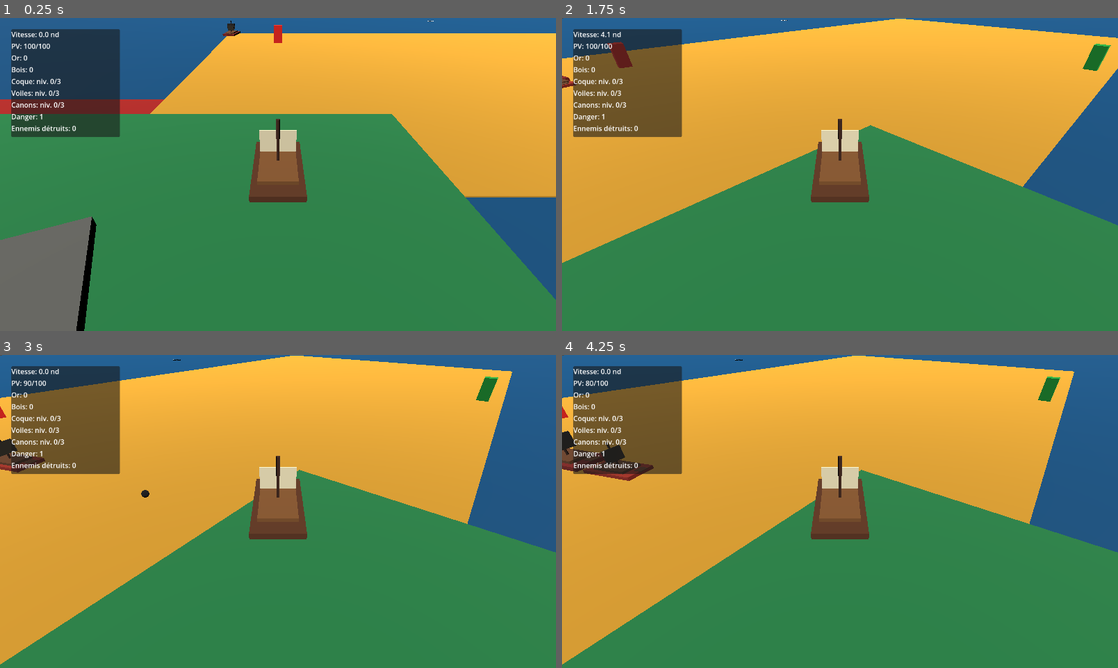
Above: before the commit, frames 1-4 (two rows, left to right).
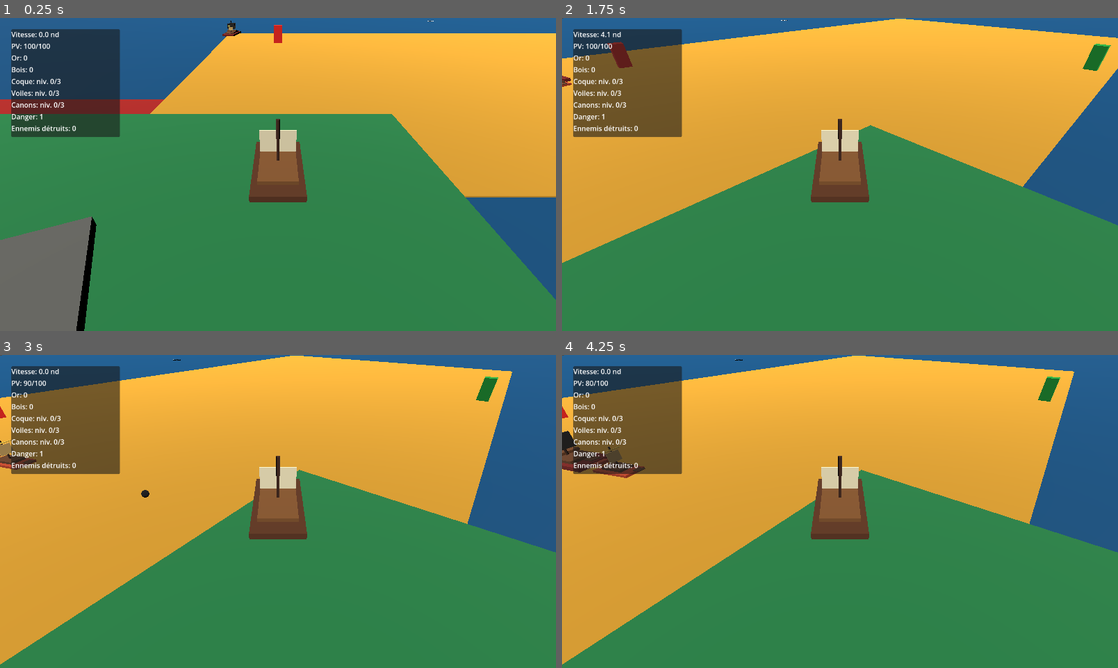
Above: after the commit, the same moments.

Repository: blou132/jeux-pirate
Game: Godot game, scene res://scenes/world/World.tscn
The game is run twice, just before and just after one commit, with the same random seed, the same clock (stepped at 60 frames per second) and the same inputs.
Inputs (mouse positions are in pixels of both pictures, inside the frame that each line leads up to):
- Up to frame 1 (0.25 s): no input
- Up to frame 2 (1.75 s): tap Enter at 0.5 s; move the mouse to (962, 158) at 0.52 s; hold D 0.53-1.25 s; hold Z 0.53-1.25 s; click (962, 158) at 0.67 s; drag from (728, 190) to (812, 237) at 1.27 s
- Up to frame 3 (3 s): move the mouse to (333, 442) at 2.02 s; hold D 2.03-2.75 s; tap E at 2.1 s; tap Space at 2.75 s; drag from (250, 574) to (111, 464) at 2.77 s
- Up to frame 4 (4.25 s): move the mouse to (1006, 558) at 3.52 s; hold A from 3.53 s (still down); hold Q from 3.53 s (still down)

The runs differ from the first frame. In frame 1, less than 0.1% of the frame differs, in the area x 40-44%, y 1-6%; in frame 2, less than 0.1%; in frame 3, 0.3%; in frame 4, 0.5%, in the area x 0-17%, y 27-41%.

Commit message:
feat: differentiate enemy ship variants visually

Diff:
--- a/scripts/boats/EnemyShip.gd
+++ b/scripts/boats/EnemyShip.gd
@@ -42,10 +42,21 @@
 	if visuals != null:
 		visuals.scale = Vector3.ONE * visual_scale
 
+	if config.has("hull_scale"):
+		_set_node_scale("Visuals/Hull", config["hull_scale"])
+	if config.has("deck_scale"):
+		_set_node_scale("Visuals/Deck", config["deck_scale"])
+	if config.has("mast_scale"):
+		_set_node_scale("Visuals/Mast", config["mast_scale"])
+	if config.has("sail_scale"):
+		_set_node_scale("Visuals/Sail", config["sail_scale"])
+
 	if config.has("hull_color"):
 		_set_mesh_color("Visuals/Hull", config["hull_color"])
 	if config.has("sail_color"):
 		_set_mesh_color("Visuals/Sail", config["sail_color"])
+
+	_apply_visual_style(String(config.get("visual_style", "brigantine")))
 
 	if is_inside_tree():
 		health = clampi(health, 1, max_health)
@@ -129,6 +140,66 @@
 	mesh_instance.material_override = material
 
 
+func _set_node_scale(node_path: NodePath, scale_value: Vector3) -> void:
+	var node := get_node_or_null(node_path) as Node3D
+	if node != null:
+		node.scale = scale_value
+
+
+func _apply_visual_style(visual_style: String) -> void:
+	var details := _get_variant_details()
+	if details == null:
+		return
+
+	for child in details.get_children():
+		child.queue_free()
+
+	match visual_style:
+		"small":
+			_add_box_detail(details, "LightSailStripe", Vector3(0, 1.9, -0.24), Vector3(1.35, 0.08, 0.1), Color(0.95, 0.74, 0.26, 1.0))
+			_add_box_detail(details, "NarrowStern", Vector3(0, 0.55, 1.75), Vector3(1.1, 0.25, 0.45), Color(0.62, 0.22, 0.12, 1.0))
+		"brigantine":
+			_add_box_detail(details, "SecondSail", Vector3(0, 1.35, 0.75), Vector3(1.15, 0.85, 0.08), Color(0.18, 0.16, 0.13, 1.0))
+			_add_box_detail(details, "LongDeck", Vector3(0, 0.62, 0.35), Vector3(1.55, 0.16, 1.0), Color(0.38, 0.22, 0.1, 1.0))
+		"heavy":
+			_add_box_detail(details, "PortArmor", Vector3(-1.2, 0.62, 0), Vector3(0.28, 0.5, 3.8), Color(0.12, 0.13, 0.16, 1.0))
+			_add_box_detail(details, "StarboardArmor", Vector3(1.2, 0.62, 0), Vector3(0.28, 0.5, 3.8), Color(0.12, 0.13, 0.16, 1.0))
+			_add_box_detail(details, "HeavyCabin", Vector3(0, 0.9, 1.2), Vector3(1.25, 0.65, 0.9), Color(0.18, 0.18, 0.2, 1.0))
+			_add_box_detail(details, "TallSailTop", Vector3(0, 2.05, -0.18), Vector3(1.55, 0.35, 0.1), Color(0.34, 0.33, 0.3, 1.0))
+
+
+func _get_variant_details() -> Node3D:
+	var visuals := get_node_or_null("Visuals") as Node3D
+	if visuals == null:
+		return null
+
+	var details := visuals.get_node_or_null("VariantDetails") as Node3D
+	if details == null:
+		details = Node3D.new()
+		details.name = "VariantDetails"
+		visuals.add_child(details)
+
+	return details
+
+
+func _add_box_detail(parent: Node3D, node_name: String, position: Vector3, size: Vector3, color: Color) -> void:
+	var mesh := BoxMesh.new()
+	mesh.size = size
+
+	var mesh_instance := MeshInstance3D.new()
+	mesh_instance.name = node_name
+	mesh_instance.position = position
+	mesh_instance.mesh = mesh
+	mesh_instance.material_override = _make_material(color)
+	parent.add_child(mesh_instance)
+
+
+func _make_material(color: Color) -> StandardMaterial3D:
+	var material := StandardMaterial3D.new()
+	material.albedo_color = color
+	return material
+
+
 func _show_defeat_feedback() -> void:
 	var hud := get_tree().get_first_node_in_group("hud")
 	if hud == null:
--- a/scripts/world/SpawnManager.gd
+++ b/scripts/world/SpawnManager.gd
@@ -158,9 +158,14 @@
 		"attack_cooldown": 1.8,
 		"reward_gold": 8,
 		"reward_wood": 5,
-		"visual_scale": 0.82,
-		"hull_color": Color(0.55, 0.14, 0.08, 1.0),
-		"sail_color": Color(0.18, 0.16, 0.12, 1.0),
+		"visual_scale": 0.74,
+		"hull_scale": Vector3(0.82, 0.86, 0.82),
+		"deck_scale": Vector3(0.8, 1.0, 0.72),
+		"mast_scale": Vector3(0.9, 0.88, 0.9),
+		"sail_scale": Vector3(0.75, 0.85, 1.0),
+		"hull_color": Color(0.68, 0.23, 0.11, 1.0),
+		"sail_color": Color(0.78, 0.63, 0.36, 1.0),
+		"visual_style": "small",
 	})
 	variants.append({
 		"id": "brigantine",
@@ -174,8 +179,13 @@
 		"reward_gold": 16,
 		"reward_wood": 10,
 		"visual_scale": 1.0,
+		"hull_scale": Vector3(1.0, 1.0, 1.12),
+		"deck_scale": Vector3(1.0, 1.0, 1.08),
+		"mast_scale": Vector3(1.0, 1.0, 1.0),
+		"sail_scale": Vector3(1.0, 1.0, 1.0),
 		"hull_color": Color(0.42, 0.08, 0.06, 1.0),
 		"sail_color": Color(0.12, 0.11, 0.10, 1.0),
+		"visual_style": "brigantine",
 	})
 	variants.append({
 		"id": "heavy_patrol",
@@ -188,9 +198,14 @@
 		"attack_cooldown": 2.8,
 		"reward_gold": 30,
 		"reward_wood": 18,
-		"visual_scale": 1.18,
+		"visual_scale": 1.2,
+		"hull_scale": Vector3(1.25, 1.18, 1.12),
+		"deck_scale": Vector3(1.18, 1.0, 1.0),
+		"mast_scale": Vector3(1.1, 1.18, 1.1),
+		"sail_scale": Vector3(1.08, 1.1, 1.0),
 		"hull_color": Color(0.16, 0.18, 0.23, 1.0),
 		"sail_color": Color(0.28, 0.27, 0.24, 1.0),
+		"visual_style": "heavy",
 	})
 	return variants
 
